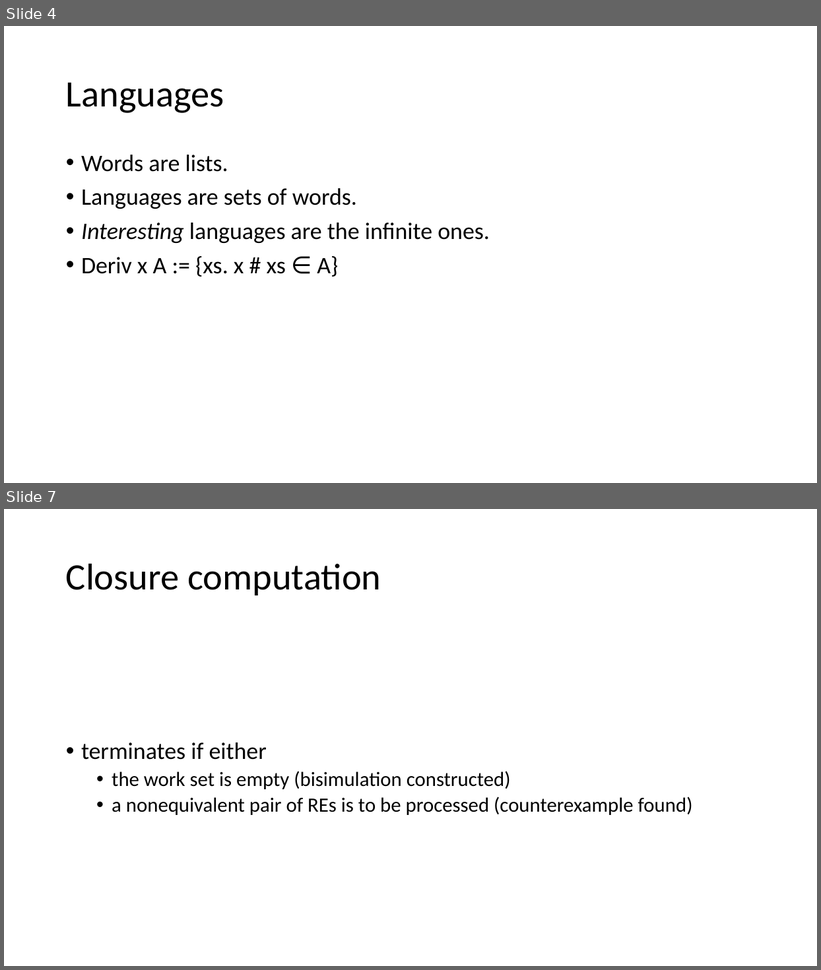
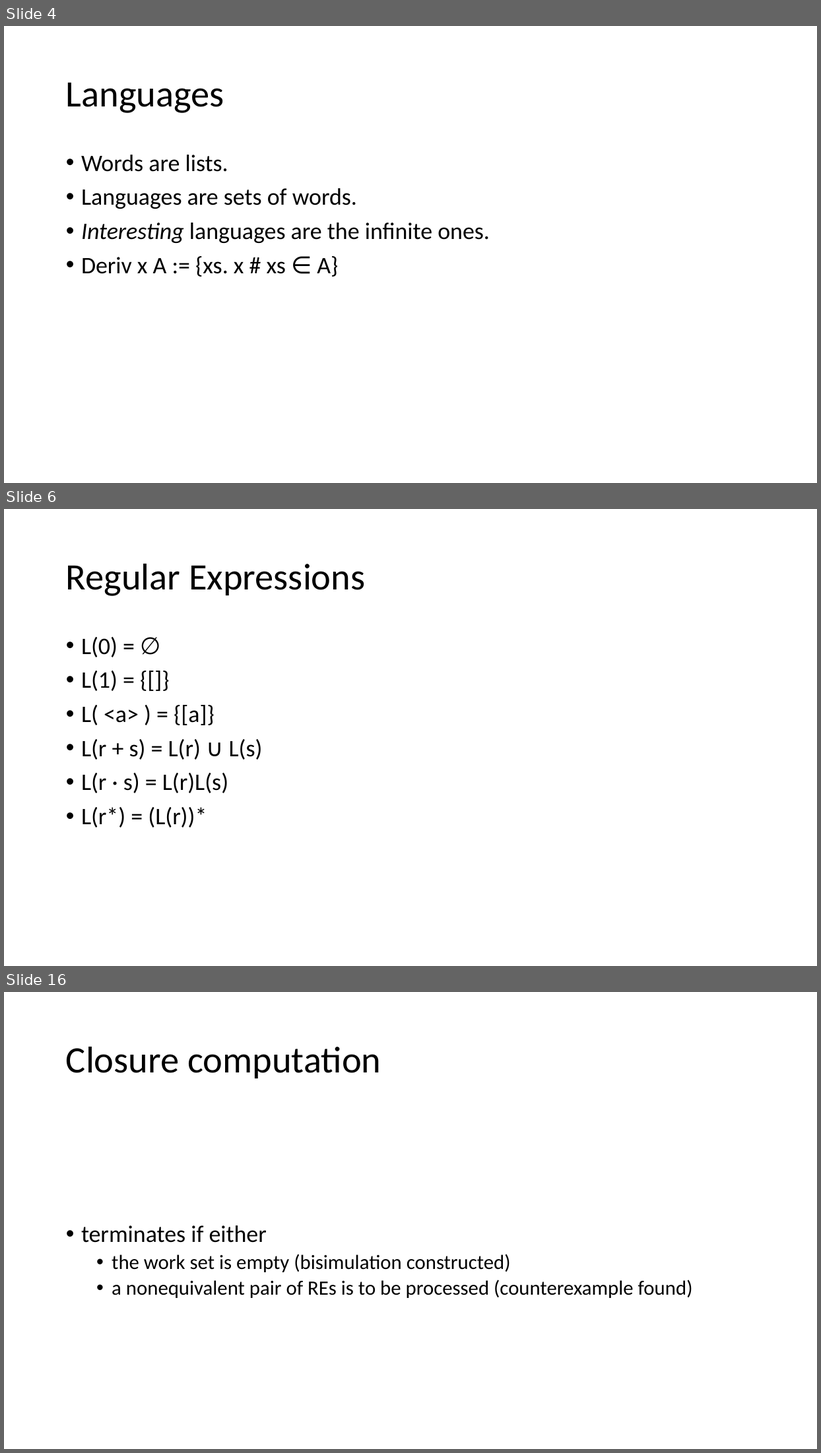
Before and after one commit to Helli/fds_seminar, a slide deck: slides.pptx. Shown one above the other, each under a label of ours: slides 4 and 7 before the commit, slides 4, 6 and 16 after it; the slides between them are not shown. The pictures are 821x970 and 821x1453 pixels, drawn with LibreOffice and Linux fonts; fonts in the diff are those of the drawing. Boxes give left, top, right and bottom in pixels: in the first picture for what was removed or moved away, otherwise in the second. Text is boxed around its words. In the diff, an @@ line names an element or a change of style, - is before the commit and + after.

```diff
--- a/slides.pptx
+++ b/slides.pptx
@@ slide 6 added at [4, 509, 817, 966], background #FFFFFF @@
@@ title added at [66, 563, 365, 596], 44 pt, text #000000 @@
+Regular Expressions
@@ text added at [81, 637, 263, 828], 28 pt, text #000000 @@
+• L(0) = ∅
+• L(1) = {[]}
+• L( <a> ) = {[a]}
+• L(r + s) = L(r) ∪ L(s)
+• L(r · s) = L(r)L(s)
+• L(r*) = (L(r))*
@@ what was slide 7 is now slide 16 @@
```
Also in this commit, not shown: 3 slides changed, 10 other slides added, 1 slide removed, 2 other files.
